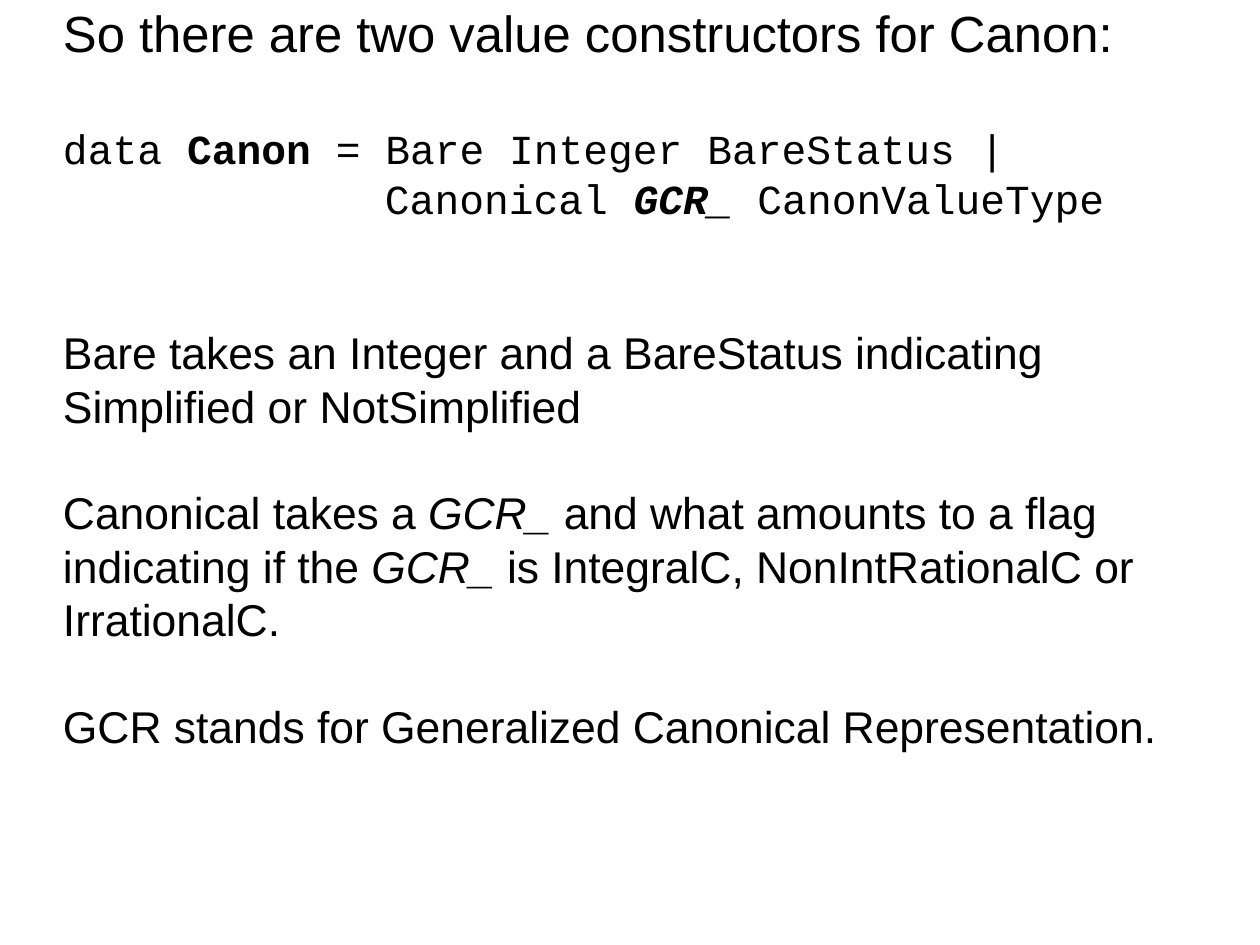
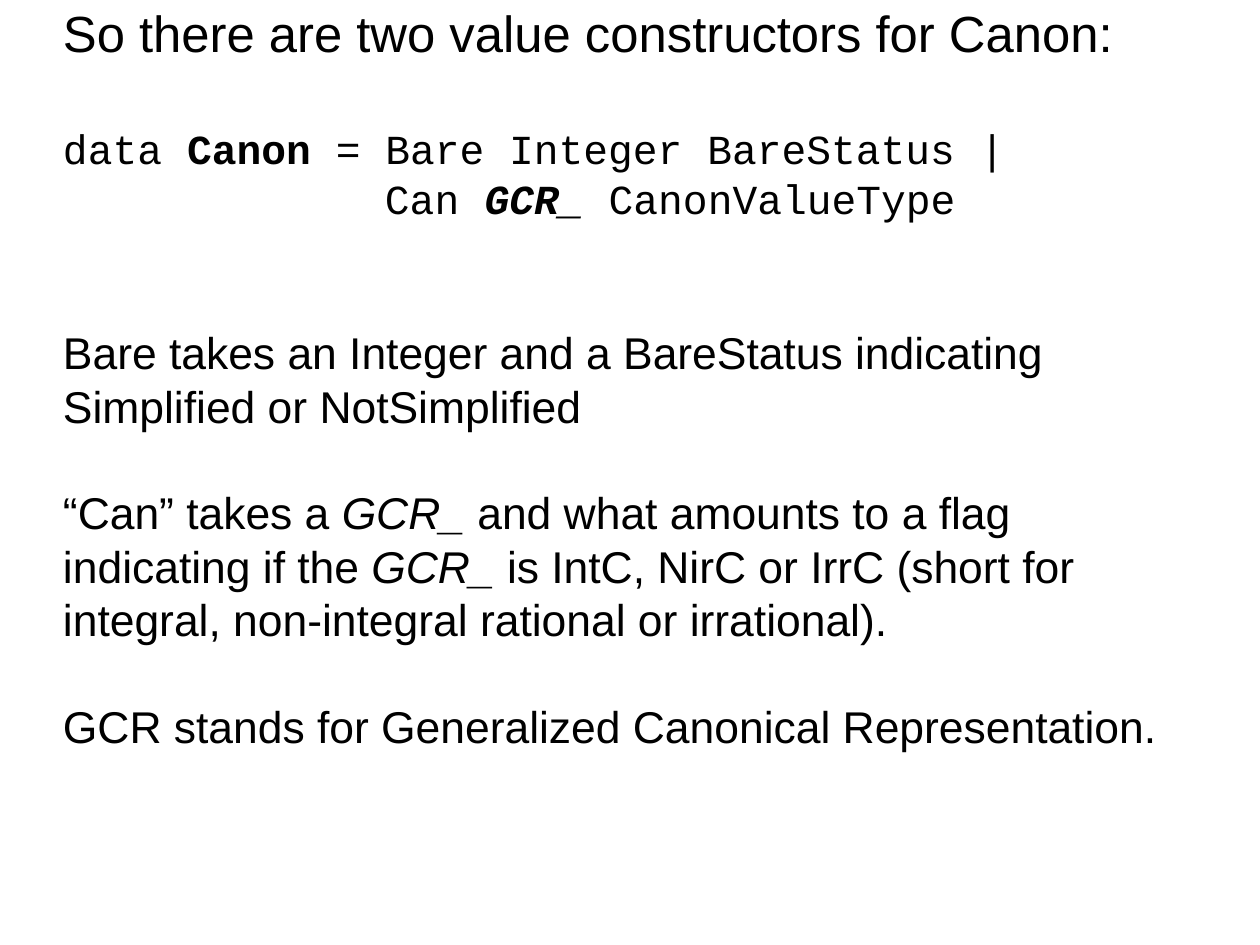
Before and after one commit to grandpascorpion/canon, a slide deck: slide 21 of goBigOrGoHome.odp. Drawn at 1260x945 pixels with LibreOffice and Linux fonts; fonts in the diff are those of the drawing. Boxes give left, top, right and bottom in pixels: in the first picture for what was removed or moved away, otherwise in the second. Text is boxed around its words. In the diff, an @@ line names an element or a change of style, - is before the commit and + after.

```diff
--- a/goBigOrGoHome.odp
+++ b/goBigOrGoHome.odp
@@ subtitle at [385,184,956,223]: text changed @@
-Canonical GCR_ CanonValueType
+Can GCR_ CanonValueType
@@ subtitle at [63,496,1074,645]: text changed @@
-Canonical takes a GCR_ and what amounts to a flag indicating if the GCR_ is IntegralC, NonIntRationalC or IrrationalC.
+“Can” takes a GCR_ and what amounts to a flag indicating if the GCR_ is IntC, NirC or IrrC (short for integral, non-integral rational or irrational).
```
Also in this commit, not shown: 15 other slides changed, 33 slides added, 4 slides removed, 12 other files.
